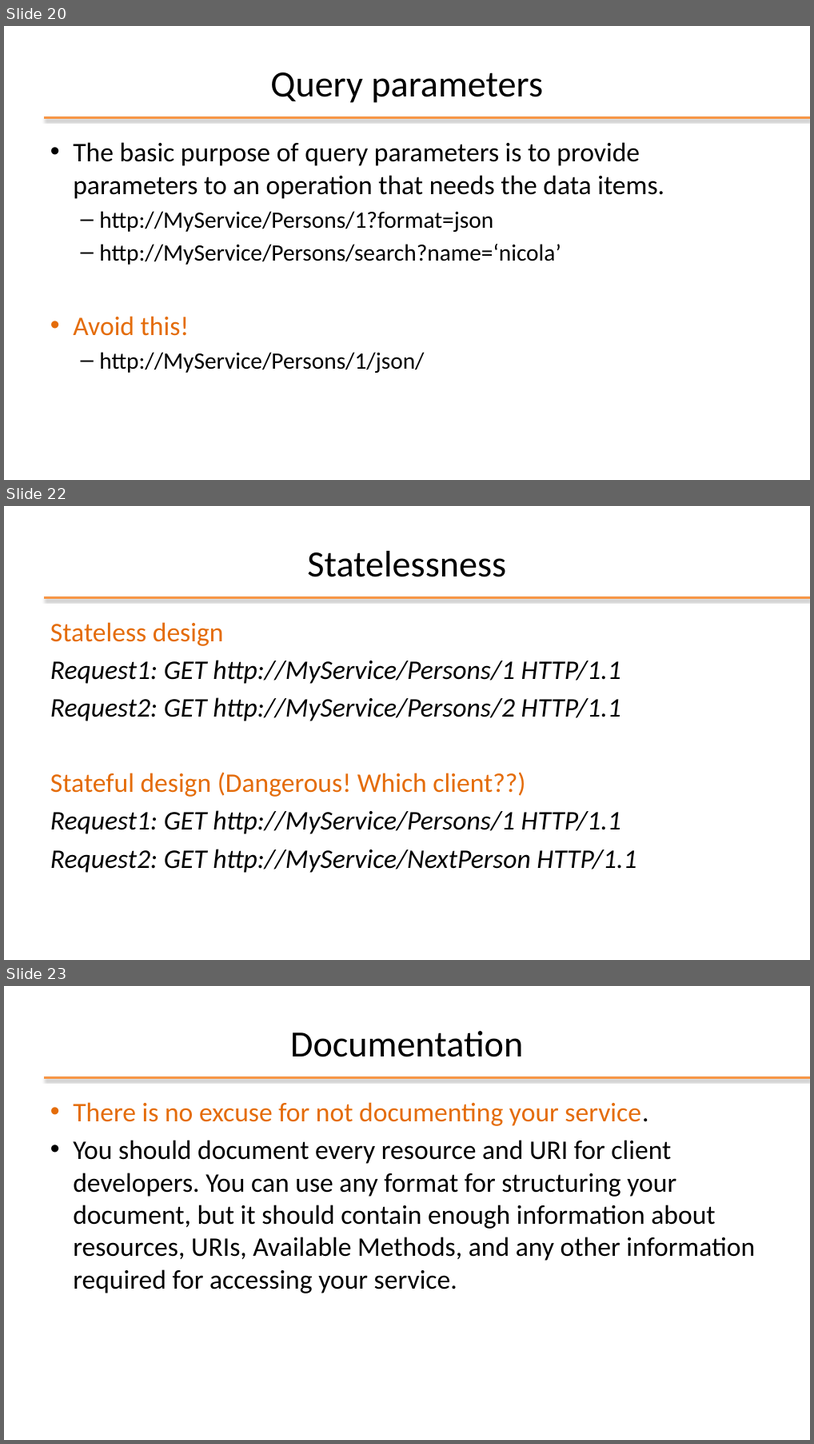
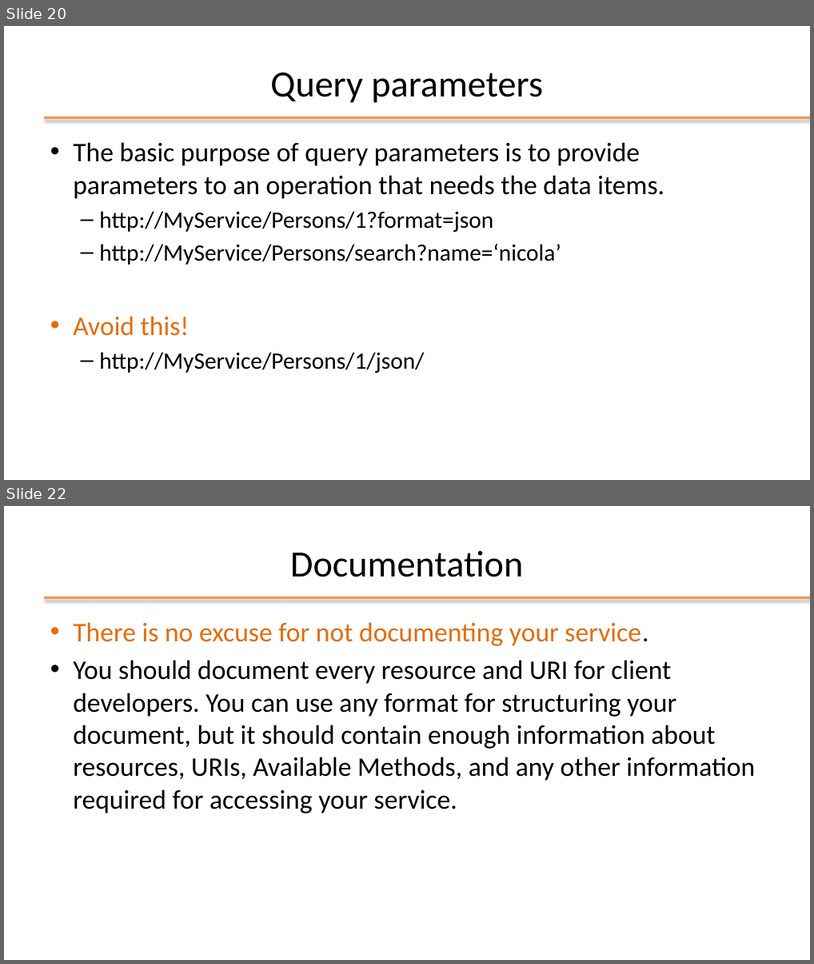
Before and after one commit to plctechnician/ooprogramming, a slide deck: java/slides/ppt/11 - Java Data Access (REST).pptx. Shown one above the other, each under a label of ours: slides 20, 22 and 23 before the commit, slides 20 and 22 after it; the slides between them are not shown. The pictures are 814x1444 and 814x964 pixels, drawn with LibreOffice and Linux fonts; fonts in the diff are those of the drawing; background and template pictures are left out. Boxes give left, top, right and bottom in pixels: in the first picture for what was removed or moved away, otherwise in the second. Text is boxed around its words. In the diff, an @@ line names an element or a change of style, - is before the commit and + after.

```diff
--- a/java/slides/ppt/11 - Java Data Access (REST).pptx
+++ b/java/slides/ppt/11 - Java Data Access (REST).pptx
@@ slide 22 removed at [4,506,810,960], background #FFFFFF; not listed: 1 template element that a slide beside it also shows @@
@@ title removed at [307,551,506,577] @@
-Statelessness
@@ text removed at [50,622,637,872] @@
-Stateless design
-Request1: GET http://MyService/Persons/1 HTTP/1.1
-Request2: GET http://MyService/Persons/2 HTTP/1.1
-Stateful design (Dangerous! Which client??)
-Request1: GET http://MyService/Persons/1 HTTP/1.1
-Request2: GET http://MyService/NextPerson HTTP/1.1
@@ what was slide 23 is now slide 22 @@
```
Also in this commit, not shown: 3 slides changed, 1 slide added, 2 other files.
